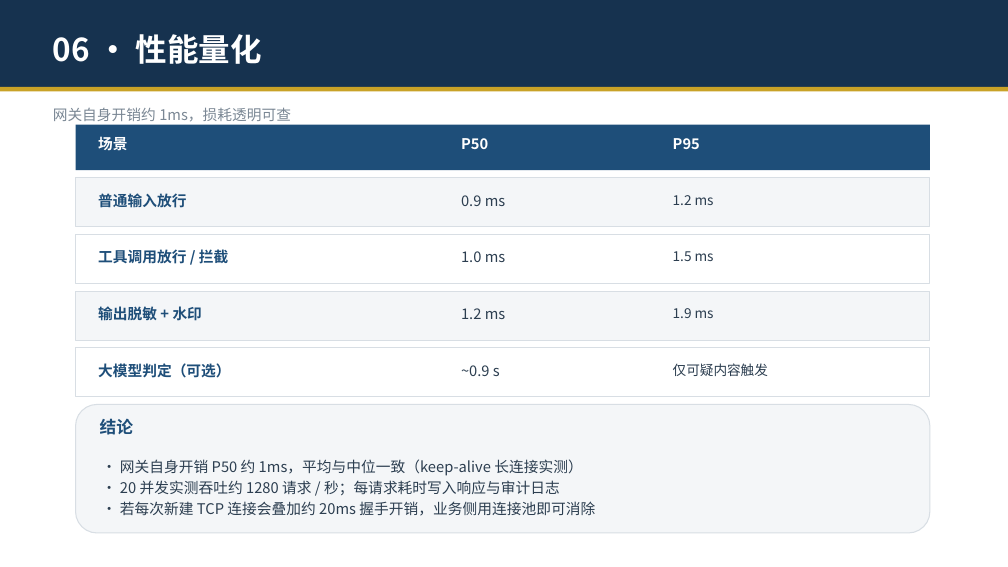
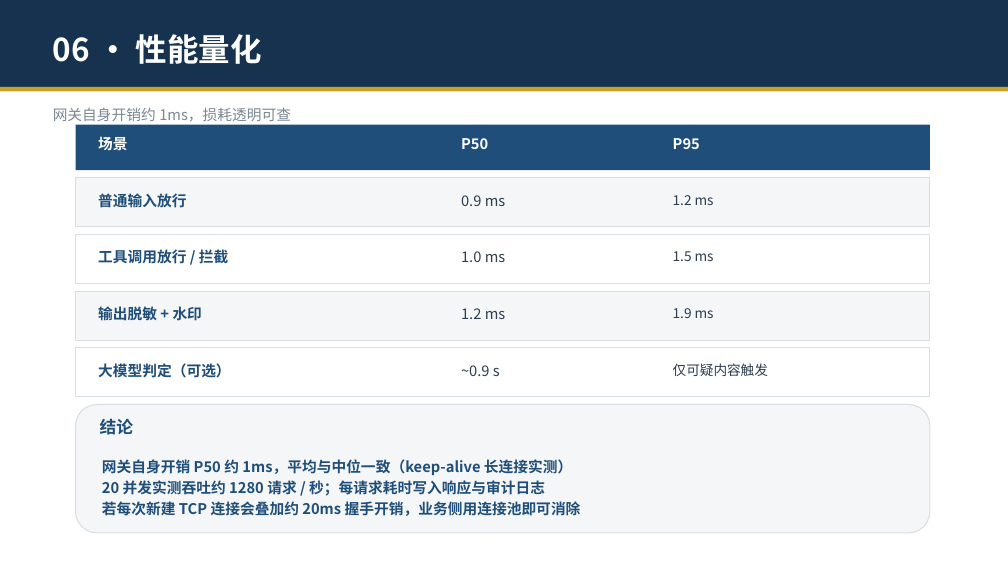
Before and after one commit to zhengyucheng-ktt/security-guard-agent, a slide deck: slide 14 of 安全交互守护智能体-演示.pptx. Drawn at 1008x567 pixels with LibreOffice and Linux fonts; fonts in the diff are those of the drawing. Boxes give left, top, right and bottom in pixels: in the first picture for what was removed or moved away, otherwise in the second. Text is boxed around its words. In the diff, an @@ line names an element or a change of style, - is before the commit and + after.

```diff
--- a/安全交互守护智能体-演示.pptx
+++ b/安全交互守护智能体-演示.pptx
@@ text at (x1=102, y1=459, x2=581, y2=516): text changed; text colour #2C3E50 to #1E4E79; bold on @@
-• 网关自身开销 P50 约 1ms，平均与中位一致（keep-alive 长连接实测）
-• 20 并发实测吞吐约 1280 请求 / 秒；每请求耗时写入响应与审计日志
-• 若每次新建 TCP 连接会叠加约 20ms 握手开销，业务侧用连接池即可消除
+网关自身开销 P50 约 1ms，平均与中位一致（keep-alive 长连接实测）
+20 并发实测吞吐约 1280 请求 / 秒；每请求耗时写入响应与审计日志
+若每次新建 TCP 连接会叠加约 20ms 握手开销，业务侧用连接池即可消除
```
Also in this commit, not shown: 13 other slides changed, 1 slide added.
